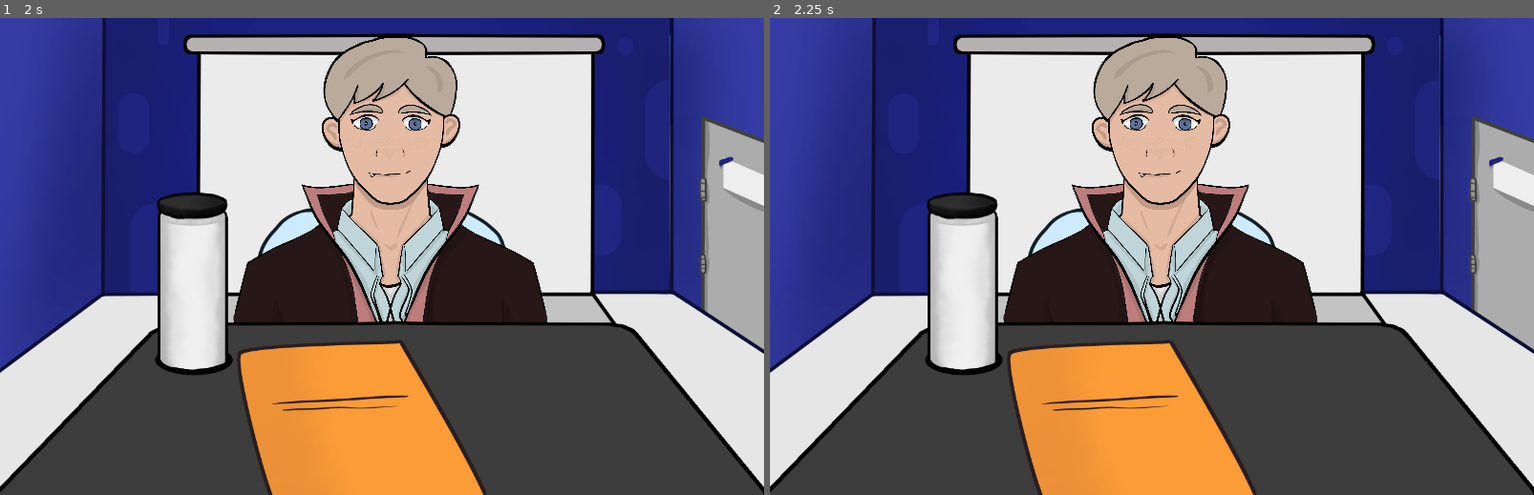
Above: before the commit, frames 1-2 (left to right).
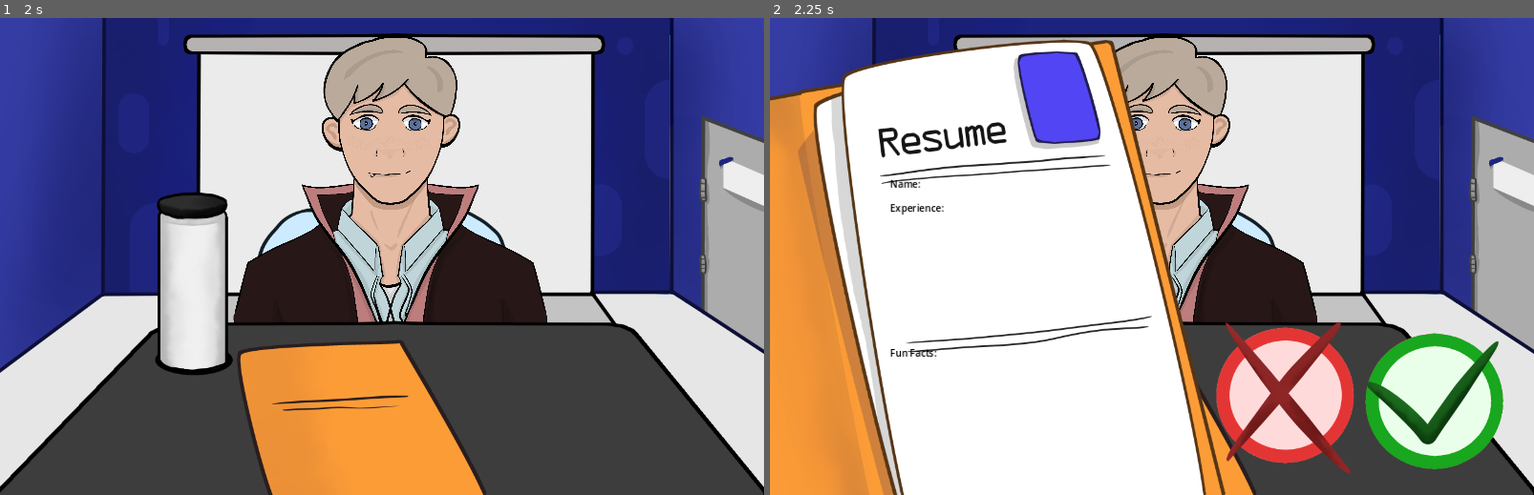
Above: after the commit, the same moments.

Repository: gracekarinn/garena
Game: Godot game, scene res://levels/day-one/day_one.tscn
Same seed, same stepped clock (60 frames per second), same inputs: the game is played once before the commit and once after it. This scene is started directly instead of the project's main scene.
Inputs:
- Up to frame 1 (2 s): tap Enter at 0.5 s; tap Space at 1.25 s
- Up to frame 2 (2.25 s): tap Enter at 2 s

Frame 1 is identical in both runs. In frame 2, 51% of the frame differs, in the area x 0-96%, y 4-100%.

Commit message:
feat: add isi cv

Diff:
--- /dev/null
+++ b/levels/day-one/day_one.gd
@@ -0,0 +1,102 @@
+extends ReferenceRect
+
+@onready var background = $Background
+@onready var desk = $Meja
+@onready var cv_overlay = $CVBackground
+@onready var yes_button = $YesButton
+@onready var no_button = $NoButton
+
+# If you have them inside a VBoxContainer:
+@onready var name_label = $CVBackground/VBoxContainer/NameLabel
+@onready var experience_label = $CVBackground/VBoxContainer/ExperienceLabel
+@onready var funfact_label = $CVBackground/VBoxContainer/FunfactLabel
+
+var timer: Timer
+var cv_parser: CVParser
+var current_candidate_id: String = "C001"
+
+func _ready():
+	# Initialize your parser
+	cv_parser = CVParser.new()
+	add_child(cv_parser)
+
+	# Initial visibility states
+	background.visible = true
+	desk.visible = true
+	cv_overlay.visible = false
+	yes_button.visible = false
+	no_button.visible = false
+
+	# Start a timer to show the CV after 2 seconds
+	timer = Timer.new()
+	add_child(timer)
+	timer.wait_time = 2.0
+	timer.one_shot = true
+	timer.timeout.connect(_on_timer_timeout)
+	timer.start()
+
+func _on_timer_timeout():
+	display_cv(current_candidate_id)
+	cv_overlay.visible = true
+	yes_button.visible = true
+	no_button.visible = true
+
+func display_cv(id: String):
+	# 1) Display the Candidate's Name
+	name_label.text = "Name: " + cv_parser.get_candidate_name(id)
+
+	# 2) Build the Experience text
+	var experiences = cv_parser.get_experience(id)
+	var exp_text = "Experience:\n"
+
+	# We iterate using an index to know when we're at the last entry
+	for i in range(len(experiences)):
+		var e = experiences[i]
+
+		exp_text += "%s\nRole: %s\nGenre: %s\nDescription: " % [
+			e.years,
+			e.role,
+			e.genre
+		]
+
+		# Insert a newline every 5 words in the description
+		var words = e.description.split(" ")
+		for w_index in range(len(words)):
+			if w_index > 0 and w_index % 5 == 0:
+				exp_text += "\n"
+			exp_text += words[w_index] + " "
+
+		# Strip any trailing spaces/newlines on this block
+		exp_text = exp_text.rstrip(" \t\r\n")
+
+
+		# Only add a blank line if it's not the last experience
+		if i < len(experiences) - 1:
+			exp_text += "\n\n"
+
+	# Now assign the finished text to the label
+	experience_label.text = exp_text
+
+	# 3) Build the Fun Facts text
+	var funfacts = cv_parser.get_funfact(id)
+	var funfacts_text = "Fun Facts:\n"
+	for fact in funfacts:
+		funfacts_text += "• %s\n" % fact
+
+	# Assign the finished text to the funfact label
+	funfact_label.text = funfacts_text
+
+func _on_yes_button_pressed():
+	if current_candidate_id == "C005":
+		current_candidate_id = "C001"
+	else:
+		# Increment the number part: "C00X" -> "C00(X+1)"
+		current_candidate_id = "C00" + str(int(current_candidate_id.substr(3)) + 1)
+	display_cv(current_candidate_id)
+
+func _on_no_button_pressed():
+	if current_candidate_id == "C005":
+		current_candidate_id = "C001"
+	else:
+		current_candidate_id = "C00" + str(int(current_candidate_id.substr(3)) + 1)
+	display_cv(current_candidate_id)
--- a/levels/day-one/day_one.tscn
+++ b/levels/day-one/day_one.tscn
@@ -1,12 +1,28 @@
-[gd_scene load_steps=6 format=3 uid="uid://by5c7jbvjbfvo"]
+[gd_scene load_steps=12 format=3 uid="uid://by5c7jbvjbfvo"]
 
 [ext_resource type="Texture2D" uid="uid://c4svhk6r2piok" path="res://assets/button/yes.png" id="1_1x1wr"]
+[ext_resource type="Script" path="res://levels/day-one/day_one.gd" id="1_24mqf"]
 [ext_resource type="Texture2D" uid="uid://b3x5xnqva7g7r" path="res://assets/level-one/BG.png" id="1_txgjk"]
 [ext_resource type="Texture2D" uid="uid://dmvvuyuma1kpk" path="res://assets/level-one/FG wo laptop.png" id="2_4n6qd"]
 [ext_resource type="Texture2D" uid="uid://bybgkjc5cuoth" path="res://assets/button/no.png" id="2_6gpym"]
 [ext_resource type="Texture2D" uid="uid://cgxaokew5c44b" path="res://assets/level-one/IMG_2439.png" id="2_bdgtu"]
+[ext_resource type="Script" path="res://scripts/data/cv_parser.gd" id="2_gplpa"]
+[ext_resource type="Texture2D" uid="uid://dupcowoqhxurt" path="res://assets/level-one/CV.png" id="7_q2vtw"]
+[ext_resource type="FontFile" uid="uid://cqt08qvej7fiw" path="res://assets/fonts/OCRAEXT.TTF" id="9_prh1u"]
+
+[sub_resource type="StyleBoxEmpty" id="StyleBoxEmpty_qgxia"]
+content_margin_left = 0.0
+content_margin_top = 0.0
+content_margin_right = 0.0
+content_margin_bottom = 0.0
+
+[sub_resource type="StyleBoxEmpty" id="StyleBoxEmpty_55ykc"]
 
 [node name="DayOne" type="ReferenceRect"]
+script = ExtResource("1_24mqf")
+
+[node name="CVParser" type="Node" parent="."]
+script = ExtResource("2_gplpa")
 
 [node name="Background" type="TextureRect" parent="."]
 layout_mode = 1
@@ -35,15 +51,54 @@
 texture = ExtResource("2_4n6qd")
 
 [node name="YesButton" type="TextureButton" parent="."]
-visible = false
 layout_mode = 1
 offset_right = 1280.0
 offset_bottom = 800.0
 texture_normal = ExtResource("1_1x1wr")
 
 [node name="NoButton" type="TextureButton" parent="."]
-visible = false
 layout_mode = 1
 offset_right = 1280.0
 offset_bottom = 800.0
 texture_normal = ExtResource("2_6gpym")
+
+[node name="CVBackground" type="TextureRect" parent="."]
+layout_mode = 0
+offset_right = 40.0
+offset_bottom = 40.0
+texture = ExtResource("7_q2vtw")
+
+[node name="VBoxContainer" type="VBoxContainer" parent="CVBackground"]
+layout_mode = 0
+offset_left = 201.0
+offset_top = 267.0
+offset_right = 670.0
+offset_bottom = 776.0
+theme_override_constants/separation = 14
+
+[node name="NameLabel" type="Label" parent="CVBackground/VBoxContainer"]
+layout_mode = 2
+theme_override_colors/font_color = Color(0, 0, 0, 1)
+theme_override_fonts/font = ExtResource("9_prh1u")
+
+[node name="ExperienceLabel" type="TextEdit" parent="CVBackground/VBoxContainer"]
+layout_mode = 2
+size_flags_vertical = 3
+theme_override_colors/font_color = Color(0, 0, 0, 1)
+theme_override_fonts/font = ExtResource("9_prh1u")
+theme_override_styles/normal = SubResource("StyleBoxEmpty_qgxia")
+text = "dfwerfwefwe"
+selecting_enabled = false
+indent_wrapped_lines = true
+scroll_fit_content_height = true
+
+[node name="FunfactLabel" type="TextEdit" parent="CVBackground/VBoxContainer"]
+layout_mode = 2
+size_flags_vertical = 3
+theme_override_colors/font_color = Color(0, 0, 0, 1)
+theme_override_fonts/font = ExtResource("9_prh1u")
+theme_override_styles/normal = SubResource("StyleBoxEmpty_55ykc")
+scroll_fit_content_height = true
+
+[connection signal="pressed" from="YesButton" to="." method="_on_yes_button_pressed"]
+[connection signal="pressed" from="NoButton" to="." method="_on_no_button_pressed"]
